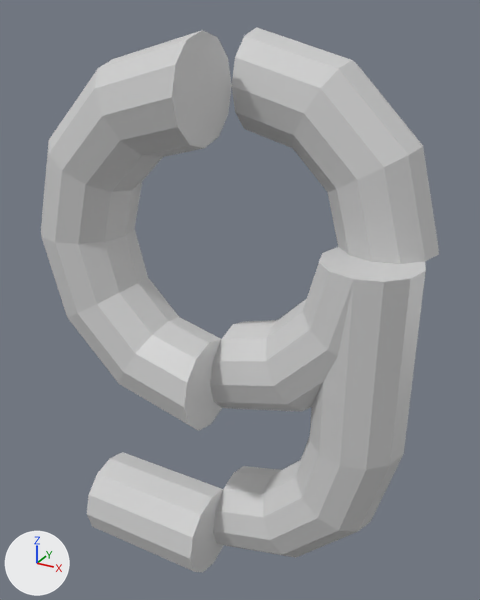
Renders of the COLLADA model assets/models/nine-2.dae from each side of a commit.
The view is the same before and after, from a 50 mm lens placed at (3.24, -5.72, 3.17), pointed at (0.02, 0.13, 0.25). Arrows for +X, +Y and +Z are at lower left; the lights stay in place. Where no turn or scale is listed for an object, it has been applied to the vertices.
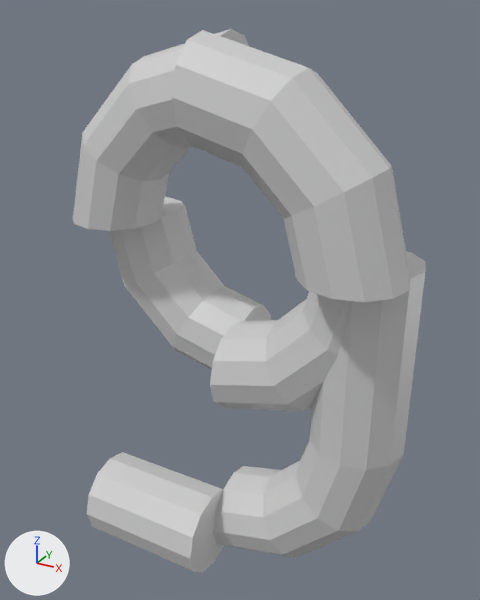
Boxes [x1, y1, x2, y2] around the edits, measured in the pictures (480 x 600 px):
'Curve_12_001', moved
    before: [232, 27, 439, 264]
    after: [172, 30, 411, 302]
'Curve_12_000', moved
    before: [41, 30, 232, 244]
    after: [73, 29, 249, 231]
'Curve_12_003', moved
    before: [42, 229, 222, 431]
    after: [109, 197, 271, 370]

Patch to the scene script:
```diff
--- a/assets/models/nine-2.dae.py
+++ b/assets/models/nine-2.dae.py
@@ ob_curve_12_003 @@
 ob_curve_12_003 = bpy.data.objects.new('Curve_12_003', me_torus_025)
-ob_curve_12_003.location = (-1.0, -0.5, 0.0)
+ob_curve_12_003.location = (-1.0, 0.5, 0.0)
 ob_curve_12_003.rotation_euler = (1.571, -1.571, 0.0)  # degrees (90, -90, 0)
@@ ob_curve_12_001 @@
 ob_curve_12_001 = bpy.data.objects.new('Curve_12_001', me_torus_025)
-ob_curve_12_001.location = (1.0, 0.5, 2.0)
+ob_curve_12_001.location = (1.0, -0.5, 2.0)
 ob_curve_12_001.rotation_euler = (1.571, 1.571, 0.0)  # degrees (90, 90, 0)
@@ ob_curve_12_000 @@
 ob_curve_12_000 = bpy.data.objects.new('Curve_12_000', me_torus_025)
-ob_curve_12_000.location = (-1.0, -0.5, 2.0)
+ob_curve_12_000.location = (-1.0, 0.0, 2.0)
 ob_curve_12_000.rotation_euler = (1.571, 0.0, 0.0)  # degrees (90, 0, 0)
```
